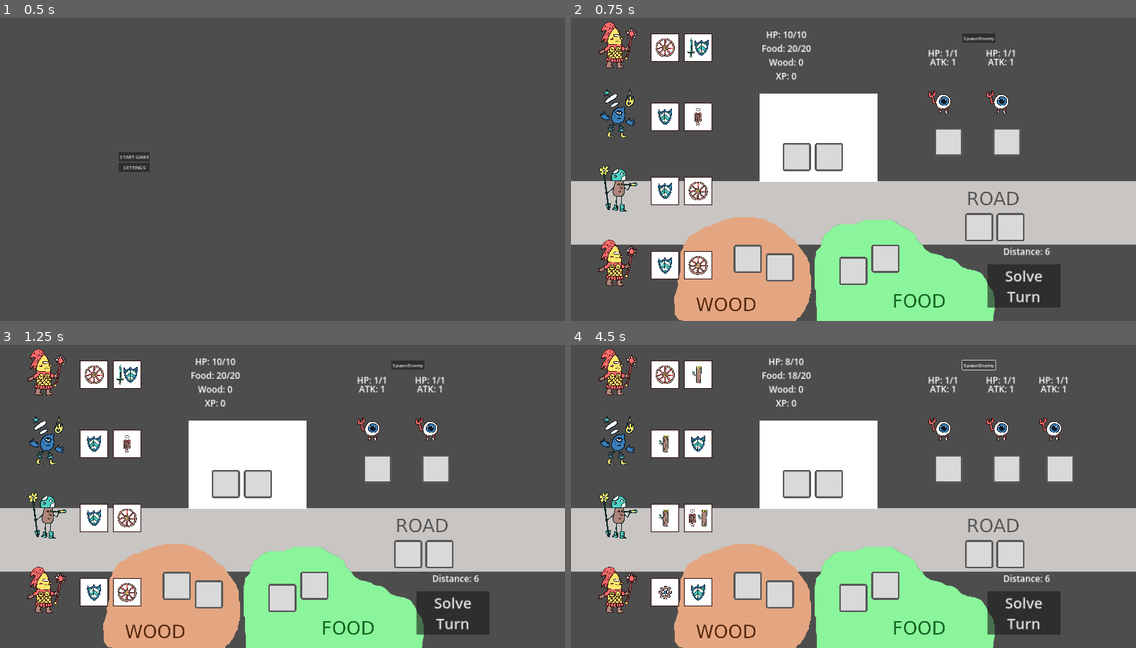
Above: before the commit, frames 1-4 (two rows, left to right).
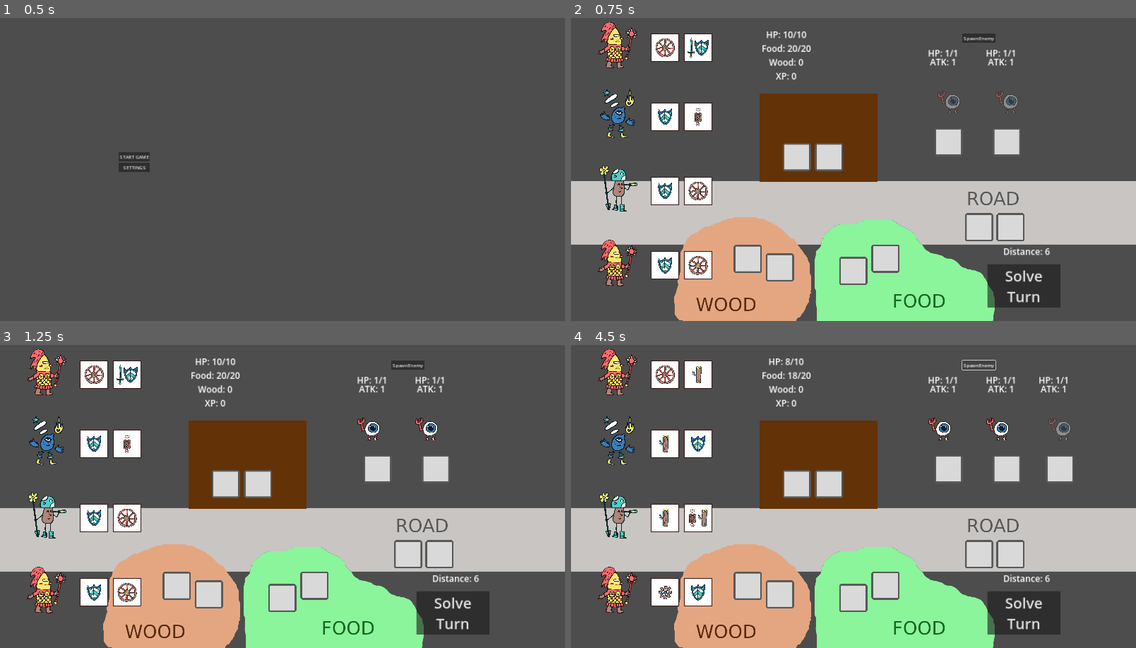
Above: after the commit, the same moments.

Repository: Sugo98/godot-77
Game: Godot game, scene res://game_logic/game_manager.tscn
Two runs of this game, one before a commit and one after it. Both use one fixed random seed, a clock stepped at 60 frames per second and the inputs below.
Inputs:
- Up to frame 1 (0.5 s): no input
- Up to frame 2 (0.75 s): click "START GAME" at 0.5 s
- Up to frame 3 (1.25 s): no input
- Up to frame 4 (4.5 s): click "Solve Turn" at 1.25 s; click "SpawnEnemy" at 2 s; click "SpawnEnemy" at 2.75 s; click "Solve Turn" at 3.5 s; click "SpawnEnemy" at 4.25 s

Frame 1 is identical in both runs. In frame 2, 5.6% of the frame differs, in the area x 33-80%, y 24-55%; in frame 3, 5.2%; in frame 4, 5.4%.

Commit message:
solved enter animation

Diff:
--- a/enemies logic/enemy.gd
+++ b/enemies logic/enemy.gd
@@ -15,7 +15,7 @@
 var stun: bool
 var shield : int
 var is_alive: bool = true
-var t : float
+var t : float = Utils.basic_wait_time
 var tween : Tween
 
 func init(d: EnemyData) -> void:
@@ -36,7 +36,8 @@
 		return
 	turn_atk = data.attack
 	shield = data.shield
-	sprite2D.modulate = Color.WHITE
+	if not tween.is_valid(): tween = create_tween()
+	tween.tween_property(self, "modulate", Color.WHITE, 0)
 	set_stun(false)
 	update_label()
 
--- a/game_logic/basic_level_logic.gd
+++ b/game_logic/basic_level_logic.gd
@@ -237,14 +237,15 @@
 func spawn_enemy(enemy_data : EnemyData):
 	var new_enemy : Enemy = enemy_scene.instantiate()
 	new_enemy.init(enemy_data)
-	for i in range( enemy_pivots.size() ):
+	for i in range( enemy_slots.size() ):
 		var pivot : Marker2D = enemy_pivots[i]
-		if pivot.get_child_count() == 0:
+		var slot : DiceSlot = enemy_slots[i]
+		if not active_enemies.has(slot):
 			pivot.add_child(new_enemy)
 			new_enemy.reset_turn()
 			enemy_slots[i].show()
-			new_enemy.dice_slots.append(enemy_slots[i])
-			active_enemies[ enemy_slots[i] ] = new_enemy
+			new_enemy.dice_slots.append(slot)
+			active_enemies[ slot ] = new_enemy
 			await wait_time(t)
 			return
 
--- a/game_logic/hero_party_manager.gd
+++ b/game_logic/hero_party_manager.gd
@@ -11,7 +11,7 @@
 var repair_cost : int = Global.caravan_repair_cost
 var repair_discounted_cost : int = Global.caravan_discount_repair_cost
 
-@onready var caravan_position : Vector2 = $Node2D/FeedbackPosition.global_position
+@onready var caravan_position : Vector2 = $Caravan/FeedbackPosition.global_position
 
 
 var heroes: Array[Dice]
@@ -40,10 +40,12 @@
 func prepare_for_level():
 	for hero in heroes:
 		hero.prepare_for_level()
+	caravan.show()
 
 func prepare_for_merchant():
 	for hero in heroes:
 		hero.prepare_for_merchant()
+	caravan.hide()
 
 func after_shopping(balance : int):
 	xp -= balance
--- a/game_logic/heroes_party.tscn
+++ b/game_logic/heroes_party.tscn
@@ -8,13 +8,14 @@
 [ext_resource type="Texture2D" uid="uid://c0yr0uw61pg1n" path="res://assets/heroes/eroe ranger 1.png" id="6_tpl4r"]
 [ext_resource type="Texture2D" uid="uid://c2i4hqf6i2g3d" path="res://assets/background/white.png" id="7_c4i2j"]
 
-[node name="HeroesParty" type="Node" node_paths=PackedStringArray("heroes_ui", "heroes_container")]
+[node name="HeroesParty" type="Node" node_paths=PackedStringArray("heroes_ui", "heroes_container", "caravan")]
 script = ExtResource("1_6rxhw")
 max_health = 10
 max_food = 20
 max_wood = 30
 heroes_ui = NodePath("HeroesUI")
 heroes_container = NodePath("Heroes")
+caravan = NodePath("Caravan")
 
 [node name="HeroesUI" parent="." instance=ExtResource("2_1v2m8")]
 offset_left = 569.0
@@ -56,12 +57,14 @@
 character_class = 4
 hero_texture = ExtResource("4_lhd3d")
 
-[node name="Node2D" type="Node2D" parent="."]
+[node name="Caravan" type="Node2D" parent="."]
 
-[node name="Caravan" type="Sprite2D" parent="Node2D"]
+[node name="Sprite2D" type="Sprite2D" parent="Caravan"]
+modulate = Color(0.39, 0.19448, 0.0234, 1)
+z_index = -5
 position = Vector2(842, 458)
 scale = Vector2(400, 300)
 texture = ExtResource("7_c4i2j")
 
-[node name="FeedbackPosition" type="Marker2D" parent="Node2D"]
+[node name="FeedbackPosition" type="Marker2D" parent="Caravan"]
 position = Vector2(929, 238)
